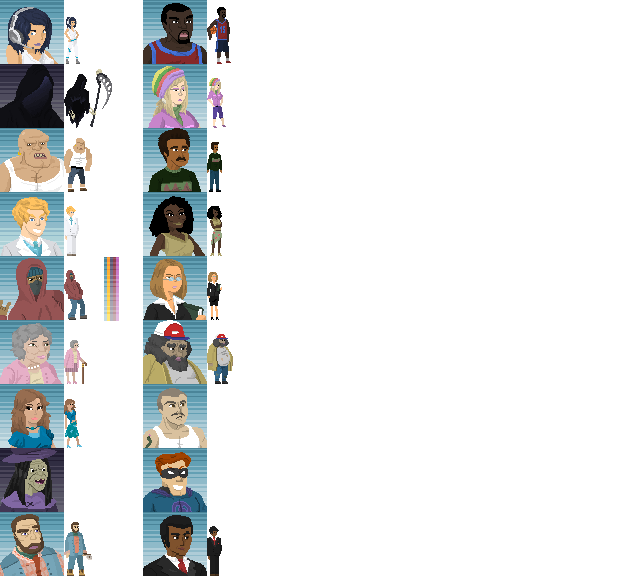
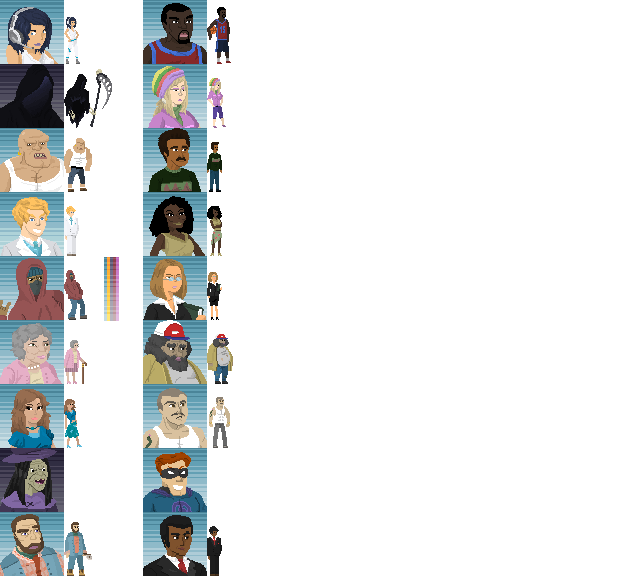
Two versions of the same layered image (622 x 576). Layer-by-layer changes:
painted on "Layer 1" over (209, 397, 230, 448)
